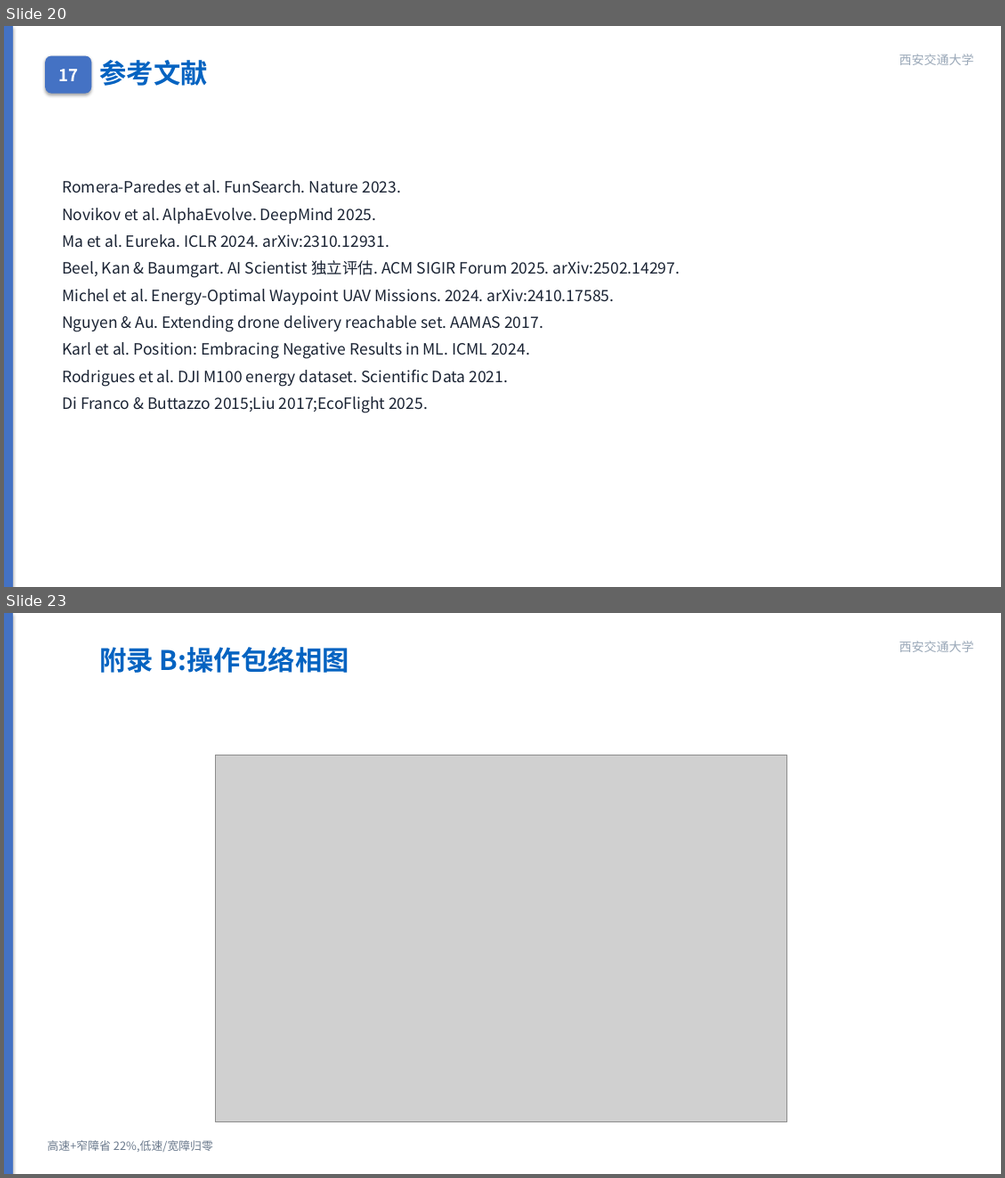
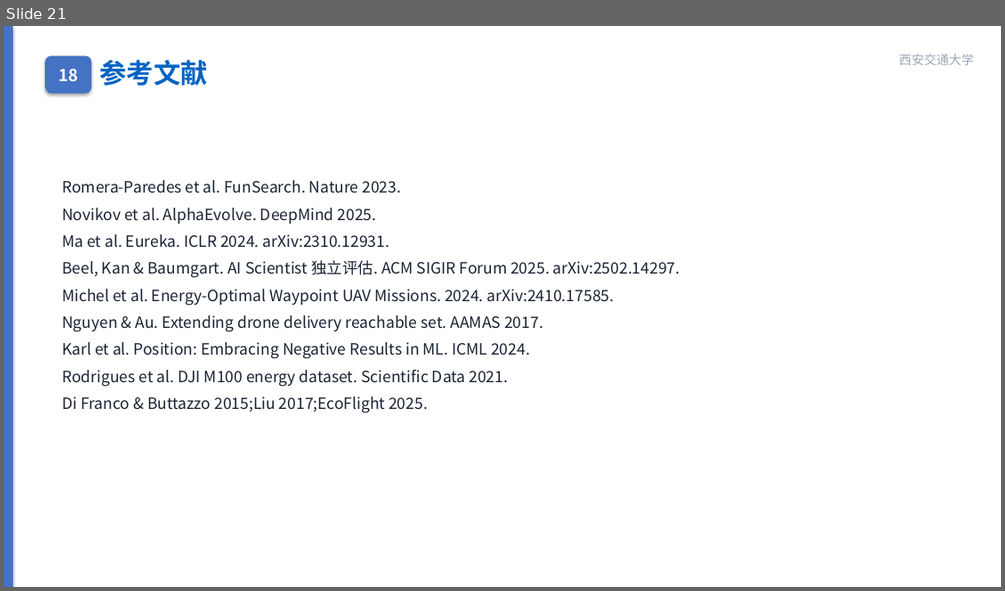
Before and after one commit to wbz0429/PathPlanningwithEnergy, a slide deck: autoresearch/energy_m100/experiments/midterm_defense.pptx. Shown one above the other, each under a label of ours: slides 20 and 23 before the commit, slide 21 after it; the slides between them are not shown. The pictures are 1005x1178 and 1005x591 pixels, drawn with LibreOffice and Linux fonts; fonts in the diff are those of the drawing; grey boxes stand for pictures. Boxes give left, top, right and bottom in pixels: in the first picture for what was removed or moved away, otherwise in the second. Text is boxed around its words. In the diff, an @@ line names an element or a change of style, - is before the commit and + after.

```diff
--- a/autoresearch/energy_m100/experiments/midterm_defense.pptx
+++ b/autoresearch/energy_m100/experiments/midterm_defense.pptx
@@ slide 23 removed at [4,613,1001,1174], background #FFFFFF @@
@@ rectangle removed at [4,613,13,1174] @@
@@ text removed at [99,647,349,673] @@
-附录 B:操作包络相图
@@ text removed at [899,641,974,652] @@
-西安交通大学
@@ picture removed at [216,755,787,1121] @@
@@ text removed at [48,1140,213,1151] @@
-高速+窄障省 22%,低速/宽障归零
@@ what was slide 20 is now slide 21 @@
@@ slide 21 changed as well @@
@@ text in rounded rectangle at [58,69,78,82]: text changed @@
-17
+18
```
Also in this commit, not shown: 10 other slides changed, 4 other slides removed, 3 other files.
